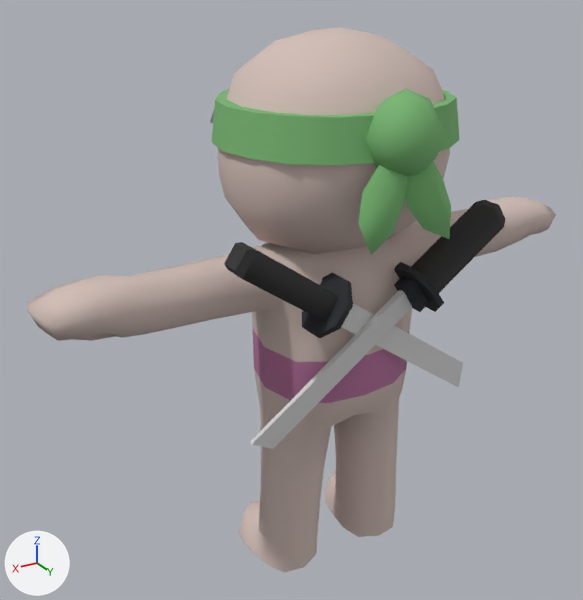
Before and after pictures for a commit that changed the FBX model Assets/GreenTree/Models/CharactersMixPack2/Multi_materials/Ninja_multi_mats.fbx.
Camera for both pictures: a 50 mm lens placed at (1.215, 1.792, 1.778), pointed at (0.096, -0.073, 0.846). The axes (+X, +Y, +Z) are drawn at lower left. The lights are the same throughout. Where no turn or scale is listed for an object, it has been applied to the vertices.

The older version as bpy lines, for what is in view:
```python
me_mesh = bpy.data.meshes.new('Mesh')
me_mesh.from_pydata(...)  # 42 vertices, 43 faces; spans x -0.163..0.642, y -0.074..0.091, z -0.449..0.126
me_mesh.materials.append(mat_color)  # picture img_color_psd
me_mesh_001 = bpy.data.meshes.new('Mesh.001')
me_mesh_001.from_pydata(...)  # 42 vertices, 43 faces; spans x -0.618..0.163, y -0.074..0.091, z -0.464..0.126
me_mesh_001.materials.append(mat_color)  # picture img_color_psd
me_mesh_002 = bpy.data.meshes.new('Mesh.002')
me_mesh_002.from_pydata(...)  # 632 vertices, 718 faces; spans x -0.85..0.85, y -0.36..0.37, z 0.0..1.61
# faces by material slot: [22, 80, 32, 472, 100, 12]
me_mesh_002.materials.append(mat_01)  # grey #bebebe
me_mesh_002.materials.append(mat_02)  # pink #d39999
me_mesh_002.materials.append(mat_03)  # grey #7a7a7a
me_mesh_002.materials.append(mat_04)  # light grey #d1beb6
me_mesh_002.materials.append(mat_05)  # green #78b672
me_mesh_002.materials.append(mat_06)  # pink #b6729d
ob_ninja = bpy.data.objects.new('Ninja', me_mesh_002)
ob_ninja.location = (0.0, 0.0, 0.0)
ob_ninja_sword_01 = bpy.data.objects.new('Ninja_sword_01', me_mesh)
ob_ninja_sword_01.location = (-0.257, 0.196, 1.013)
ob_ninja_sword_02 = bpy.data.objects.new('Ninja_sword_02', me_mesh_001)
ob_ninja_sword_02.location = (0.261, 0.179, 1.019)
```
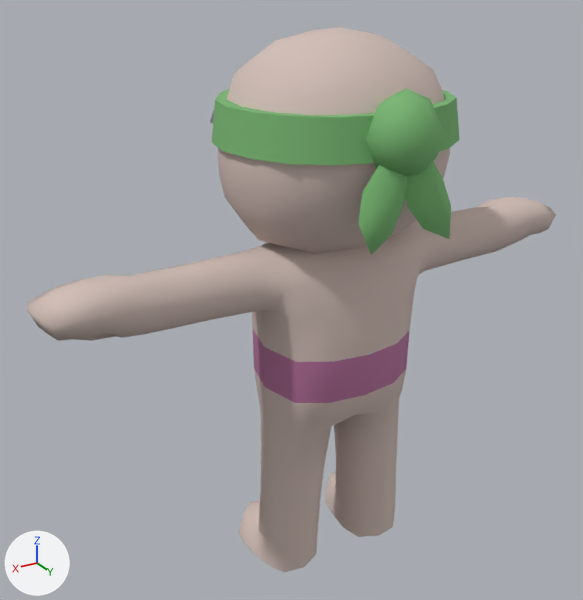
Pixel boxes [x1, y1, x2, y2] of what changed, in the pictures (583 x 600 px):
'Ninja_sword_01', deleted
    before: [250, 200, 505, 449]
'Ninja_sword_02', deleted
    before: [224, 242, 463, 387]

The change in detail:
Object 'Ninja_sword_02' (ob_ninja_sword_02) is deleted.
Object 'Ninja_sword_01' (ob_ninja_sword_01) is deleted.
